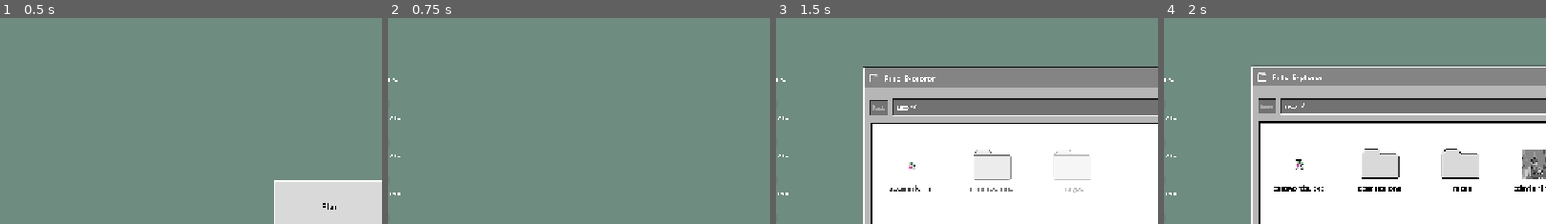
Above: before the commit, frames 1-4 (left to right).
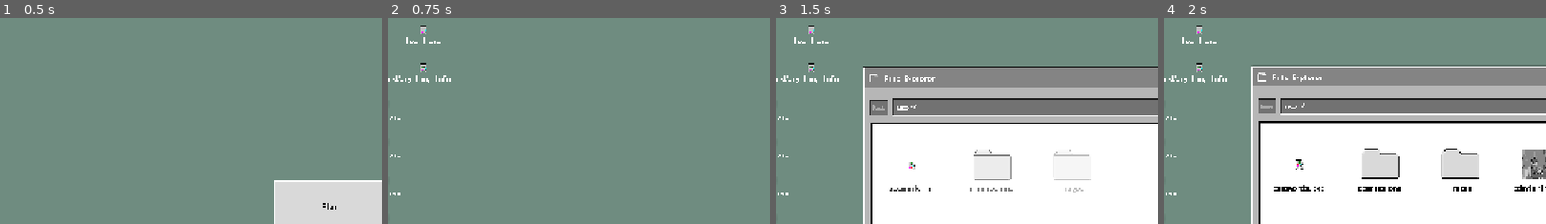
Above: after the commit, the same moments.

Repository: MunnChai/GMTKGameJam2025
Game: Godot game, scene res://game.tscn
Same seed, same stepped clock (60 frames per second), same inputs: the game is played once before the commit and once after it.
Inputs (mouse positions are % of the whole screen's width and height, from its top left):
- Up to frame 1 (0.5 s): no input
- Up to frame 2 (0.75 s): click "Start" at 0.5 s
- Up to frame 3 (1.5 s): click (5, 5) at 1.27 s
- Up to frame 4 (2 s): no input
The pictures show only the part of the screen within x 7-57%, y 2-52%; the shares and areas given below are measured in that part.

Frame 1 is identical in both runs. In frame 2, 0.3% of the frame differs, in the area x 2-17%, y 3-32%; in frame 3, 0.3%; in frame 4, 0.3%.

Commit message:
Add info popup, a bit jank

Diff:
--- a/game/gmtkgamejam2025/desktop/desktop.tscn
+++ b/game/gmtkgamejam2025/desktop/desktop.tscn
@@ -11,6 +11,7 @@
 [ext_resource type="PackedScene" uid="uid://c6bgiruvd8hwu" path="res://desktop/window/photoshop_window/photoshop_window.tscn" id="6_t632k"]
 [ext_resource type="PackedScene" uid="uid://n64dite5vves" path="res://desktop/window/export_success/export_success.tscn" id="8_b6j2u"]
 [ext_resource type="Texture2D" uid="uid://d2tkrsndv76ln" path="res://assets/ui/file_explorer/folder_icon_desktop.png" id="9_b6j2u"]
+[ext_resource type="PackedScene" uid="uid://bw2rvurkii0h2" path="res://desktop/window/info_popup/info_popup.tscn" id="9_jqijg"]
 [ext_resource type="Resource" uid="uid://ygrurk35boet" path="res://assets/file_resources/commissions/sad_birthday.tres" id="9_jsfay"]
 [ext_resource type="Texture2D" uid="uid://d2etpwefg0clb" path="res://assets/ui/icons/PhotoLoopIcon.png" id="10_4ndcx"]
 [ext_resource type="Resource" uid="uid://ovp2n5v5d7xd" path="res://assets/file_resources/commissions/bald_fish_man.tres" id="10_kx87n"]
@@ -26,6 +27,7 @@
 &"export_success": ExtResource("8_b6j2u"),
 &"file_explorer": ExtResource("5_6vopt"),
 &"hello_world": ExtResource("2_87qqj"),
+&"info": ExtResource("9_jqijg"),
 &"photoshop": ExtResource("6_t632k"),
 &"settings": ExtResource("4_hbe16")
 })
@@ -55,8 +57,6 @@
 anchors_preset = 15
 anchor_right = 1.0
 anchor_bottom = 1.0
-offset_right = 88.0
-offset_bottom = 472.0
 grow_horizontal = 2
 grow_vertical = 2
 mouse_filter = 2
@@ -65,14 +65,18 @@
 theme_override_constants/margin_right = 64
 theme_override_constants/margin_bottom = 64
 
-[node name="VBoxContainer" type="VBoxContainer" parent="CanvasLayer/DesktopIcons"]
+[node name="HBoxContainer" type="HBoxContainer" parent="CanvasLayer/DesktopIcons"]
+layout_mode = 2
+theme_override_constants/separation = 80
+
+[node name="VBoxContainer" type="VBoxContainer" parent="CanvasLayer/DesktopIcons/HBoxContainer"]
 layout_mode = 2
 size_flags_horizontal = 0
 size_flags_vertical = 0
 mouse_filter = 2
 theme_override_constants/separation = 64
 
-[node name="FileExplorerIcon" parent="CanvasLayer/DesktopIcons/VBoxContainer" instance=ExtResource("3_py4qr")]
+[node name="FileExplorerIcon" parent="CanvasLayer/DesktopIcons/HBoxContainer/VBoxContainer" instance=ExtResource("3_py4qr")]
 layout_mode = 2
 app_id = &"file_explorer"
 args = Dictionary[StringName, Variant]({
@@ -81,14 +85,14 @@
 shortcut_name = "files"
 icon = ExtResource("9_b6j2u")
 
-[node name="CommissionsIcon" parent="CanvasLayer/DesktopIcons/VBoxContainer" instance=ExtResource("3_py4qr")]
+[node name="CommissionsIcon" parent="CanvasLayer/DesktopIcons/HBoxContainer/VBoxContainer" instance=ExtResource("3_py4qr")]
 layout_mode = 2
 app_id = &"commissions"
 type = 2
 shortcut_name = "commissions"
 icon = null
 
-[node name="PhotoshopIcon" parent="CanvasLayer/DesktopIcons/VBoxContainer" instance=ExtResource("3_py4qr")]
+[node name="PhotoshopIcon" parent="CanvasLayer/DesktopIcons/HBoxContainer/VBoxContainer" instance=ExtResource("3_py4qr")]
 layout_mode = 2
 app_id = &"photoshop"
 args = Dictionary[StringName, Variant]({
@@ -97,7 +101,7 @@
 shortcut_name = "photoloop.exe"
 icon = ExtResource("10_4ndcx")
 
-[node name="PhotoshopIcon2" parent="CanvasLayer/DesktopIcons/VBoxContainer" instance=ExtResource("3_py4qr")]
+[node name="PhotoshopIcon2" parent="CanvasLayer/DesktopIcons/HBoxContainer/VBoxContainer" instance=ExtResource("3_py4qr")]
 layout_mode = 2
 app_id = &"photoshop"
 args = Dictionary[StringName, Variant]({
@@ -106,7 +110,7 @@
 shortcut_name = "photoloop.exe"
 icon = ExtResource("10_4ndcx")
 
-[node name="PhotoshopIcon3" parent="CanvasLayer/DesktopIcons/VBoxContainer" instance=ExtResource("3_py4qr")]
+[node name="PhotoshopIcon3" parent="CanvasLayer/DesktopIcons/HBoxContainer/VBoxContainer" instance=ExtResource("3_py4qr")]
 layout_mode = 2
 app_id = &"photoshop"
 args = Dictionary[StringName, Variant]({
@@ -115,7 +119,7 @@
 shortcut_name = "photoloop.exe"
 icon = ExtResource("10_4ndcx")
 
-[node name="PhotoshopIcon4" parent="CanvasLayer/DesktopIcons/VBoxContainer" instance=ExtResource("3_py4qr")]
+[node name="PhotoshopIcon4" parent="CanvasLayer/DesktopIcons/HBoxContainer/VBoxContainer" instance=ExtResource("3_py4qr")]
 layout_mode = 2
 app_id = &"photoshop"
 args = Dictionary[StringName, Variant]({
@@ -123,6 +127,31 @@
 })
 shortcut_name = "photoloop.exe"
 icon = ExtResource("10_4ndcx")
+
+[node name="VBoxContainer2" type="VBoxContainer" parent="CanvasLayer/DesktopIcons/HBoxContainer"]
+layout_mode = 2
+size_flags_horizontal = 0
+size_flags_vertical = 0
+mouse_filter = 2
+theme_override_constants/separation = 64
+
+[node name="InfoTestIcon" parent="CanvasLayer/DesktopIcons/HBoxContainer/VBoxContainer2" instance=ExtResource("3_py4qr")]
+layout_mode = 2
+app_id = &"info"
+args = Dictionary[StringName, Variant]({
+&"confirm_label": "Howdy!",
+&"text": "Hello world!",
+&"title": "HI!"
+})
+shortcut_name = "test1.exe"
+
+[node name="InfoTestIcon2" parent="CanvasLayer/DesktopIcons/HBoxContainer/VBoxContainer2" instance=ExtResource("3_py4qr")]
+layout_mode = 2
+app_id = &"info"
+args = Dictionary[StringName, Variant]({
+&"text": "In rail terminology, a siding is a low-speed track section distinct from a running line or through route such as a main line, branch line, or spur. It may connect to through track or to other sidings at either end. Sidings often have lighter rails, meant for lower speed or less heavy traffic, and few, if any, signals. Sidings connected at both ends to a running line are commonly known as loops;[1][2] those not so connected may be referred to as single-ended or dead-end sidings,[3] or (if short) stubs.[4]"
+})
+shortcut_name = "Very Long Info"
 
 [node name="Windows" type="Control" parent="CanvasLayer"]
 unique_name_in_owner = true
--- a/game/gmtkgamejam2025/desktop/window/desktop_window.gd
+++ b/game/gmtkgamejam2025/desktop/window/desktop_window.gd
@@ -35,6 +35,9 @@
 @export var window_bar: WindowBar
 @export var taskbar_icon: Texture2D
 
+## Matches size with the given control node, if not null
+@export var match_size: Control = null
+
 ## The window's index
 ## 0 being highest, larger numbers being further back
 var window_index := 0
@@ -80,6 +83,19 @@
 func _process(delta: float) -> void:
 	position = MathUtil.decay(position, target_pos, 64.0, delta)
 	constrain_to_viewport()
+
+	if match_size:
+		_match_size()
+
+func _match_size() -> void:
+	if not match_size:
+		return
+	if size != match_size.size:
+		size = match_size.size
+
+		if is_instance_valid(%JuicePivot):
+			%JuicePivot.position = size / 2.0
+			match_size.position = -size / 2.0
 
 func _on_close_pressed() -> void:
 	if Desktop.is_instanced() and not is_closing:
--- /dev/null
+++ b/game/gmtkgamejam2025/desktop/window/info_popup/info_popup.gd
@@ -0,0 +1,33 @@
+class_name InfoPopup
+extends DesktopWindow
+
+signal confirmed
+
+## TO DETECT CONFIRMATION
+## - Hook up signals to confirmed and closed
+
+## @OVERRIDE
+func boot(args: Dictionary = {}) -> void:
+	# Pick text
+	if args.has("text"):
+		%RichTextLabel.text = args.get("text")
+	else:
+		print("WARNING! Info Popup window executed without \"text\" argument!")
+		%RichTextLbale.text = "How did we get here?"
+		#return
+
+	if args.has("title"):
+		%WindowBar.set_window_title(args.get("title"))
+	else:
+		%WindowBar.set_window_title("INFO")
+
+	if args.has("confirm_label"):
+		%ConfirmButton.text = args.get("confirm_label")
+
+	%ConfirmButton.pressed.connect(_on_confirm)
+
+	target_pos = position
+	constrain_to_viewport()
+
+func _on_confirm() -> void:
+	Desktop.instance.close_window(self)
--- /dev/null
+++ b/game/gmtkgamejam2025/desktop/window/info_popup/info_popup.tscn
@@ -0,0 +1,133 @@
+[gd_scene load_steps=8 format=3 uid="uid://bw2rvurkii0h2"]
+
+[ext_resource type="Script" uid="uid://b6b43d8g30v4g" path="res://desktop/window/info_popup/info_popup.gd" id="1_48pu0"]
+[ext_resource type="PackedScene" uid="uid://b24nf7m03xv4b" path="res://desktop/window/juice_pivot/juice_pivot.tscn" id="2_hm7mb"]
+[ext_resource type="Texture2D" uid="uid://lrl6qasaxqdw" path="res://assets/ui/windows/window_nine_patch_rect.png" id="3_t6tbi"]
+[ext_resource type="PackedScene" uid="uid://bx3qmlit7do7s" path="res://desktop/window/window_bar/window_bar.tscn" id="4_uaqkj"]
+[ext_resource type="Theme" uid="uid://cuqmn3lhjdfe5" path="res://assets/themes/os_95.tres" id="5_12j6y"]
+
+[sub_resource type="StyleBoxFlat" id="StyleBoxFlat_712ap"]
+bg_color = Color(0, 0, 0, 0.294118)
+
+[sub_resource type="StyleBoxEmpty" id="StyleBoxEmpty_ra3x3"]
+
+[node name="InfoPopup" type="ReferenceRect" node_paths=PackedStringArray("window_bar", "match_size")]
+offset_right = 333.0
+offset_bottom = 249.0
+border_width = 0.0
+script = ExtResource("1_48pu0")
+window_bar = NodePath("JuicePivot/MainPanel/VerticalSplit/WindowBar")
+match_size = NodePath("JuicePivot/MainPanel")
+
+[node name="JuicePivot" parent="." instance=ExtResource("2_hm7mb")]
+unique_name_in_owner = true
+layout_mode = 1
+
+[node name="MainPanel" type="PanelContainer" parent="JuicePivot"]
+unique_name_in_owner = true
+custom_minimum_size = Vector2(333, 0)
+layout_mode = 1
+offset_left = -166.5
+offset_top = -124.5
+offset_right = 166.5
+offset_bottom = 56.5
+mouse_filter = 1
+
+[node name="Control" type="Control" parent="JuicePivot/MainPanel"]
+layout_mode = 2
+mouse_filter = 2
+
+[node name="ShadowPanel" type="Panel" parent="JuicePivot/MainPanel/Control"]
+layout_mode = 1
+anchors_preset = 15
+anchor_right = 1.0
+anchor_bottom = 1.0
+offset_top = 16.0
+offset_bottom = 16.0
+grow_horizontal = 2
+grow_vertical = 2
+mouse_filter = 2
+theme_override_styles/panel = SubResource("StyleBoxFlat_712ap")
+
+[node name="OS95WindowNinePatchRect" type="NinePatchRect" parent="JuicePivot/MainPanel"]
+layout_mode = 2
+mouse_filter = 1
+texture = ExtResource("3_t6tbi")
+patch_margin_left = 8
+patch_margin_top = 8
+patch_margin_right = 8
+patch_margin_bottom = 8
+
+[node name="VerticalSplit" type="VBoxContainer" parent="JuicePivot/MainPanel"]
+layout_mode = 2
+theme_override_constants/separation = 0
+
+[node name="WindowBar" parent="JuicePivot/MainPanel/VerticalSplit" instance=ExtResource("4_uaqkj")]
+unique_name_in_owner = true
+layout_mode = 2
+window_icon = null
+
+[node name="BgPanelContainer" type="PanelContainer" parent="JuicePivot/MainPanel/VerticalSplit"]
+unique_name_in_owner = true
+layout_mode = 2
+mouse_filter = 1
+theme_override_styles/panel = SubResource("StyleBoxEmpty_ra3x3")
+
+[node name="VBoxContainer" type="VBoxContainer" parent="JuicePivot/MainPanel/VerticalSplit/BgPanelContainer"]
+layout_mode = 2
+theme_override_constants/separation = 0
+
+[node name="TextContent" type="MarginContainer" parent="JuicePivot/MainPanel/VerticalSplit/BgPanelContainer/VBoxContainer"]
+layout_mode = 2
+size_flags_vertical = 3
+theme_override_constants/margin_left = 8
+theme_override_constants/margin_top = 8
+theme_override_constants/margin_right = 8
+theme_override_constants/margin_bottom = 8
+
+[node name="OS95WindowNinePatchRect2" type="NinePatchRect" parent="JuicePivot/MainPanel/VerticalSplit/BgPanelContainer/VBoxContainer/TextContent"]
+layout_mode = 2
+mouse_filter = 1
+texture = ExtResource("3_t6tbi")
+patch_margin_left = 8
+patch_margin_top = 8
+patch_margin_right = 8
+patch_margin_bottom = 8
+
+[node name="Margin" type="MarginContainer" parent="JuicePivot/MainPanel/VerticalSplit/BgPanelContainer/VBoxContainer/TextContent"]
+layout_mode = 2
+theme_override_constants/margin_left = 32
+theme_override_constants/margin_top = 32
+theme_override_constants/margin_right = 32
+theme_override_constants/margin_bottom = 32
+
+[node name="RichTextLabel" type="RichTextLabel" parent="JuicePivot/MainPanel/VerticalSplit/BgPanelContainer/VBoxContainer/TextContent/Margin"]
+unique_name_in_owner = true
+layout_mode = 2
+size_flags_horizontal = 3
+mouse_filter = 1
+theme = ExtResource("5_12j6y")
+theme_override_colors/default_color = Color(0, 0, 0, 1)
+text = "Text"
+fit_content = true
+vertical_alignment = 1
+
+[node name="Buttons" type="MarginContainer" parent="JuicePivot/MainPanel/VerticalSplit/BgPanelContainer/VBoxContainer"]
+layout_mode = 2
+size_flags_vertical = 3
+theme_override_constants/margin_left = 8
+theme_override_constants/margin_top = 8
+theme_override_constants/margin_right = 8
+theme_override_constants/margin_bottom = 16
+
+[node name="HBoxContainer" type="HBoxContainer" parent="JuicePivot/MainPanel/VerticalSplit/BgPanelContainer/VBoxContainer/Buttons"]
+layout_mode = 2
+alignment = 1
+
+[node name="ConfirmButton" type="Button" parent="JuicePivot/MainPanel/VerticalSplit/BgPanelContainer/VBoxContainer/Buttons/HBoxContainer"]
+unique_name_in_owner = true
+layout_mode = 2
+mouse_filter = 1
+mouse_default_cursor_shape = 2
+theme = ExtResource("5_12j6y")
+text = "Okay!"
Not shown: 1 places in game/gmtkgamejam2025/desktop/desktop.tscn that only renumber resources
Not shown, added: game/gmtkgamejam2025/desktop/window/info_popup/info_popup.gd.uid
